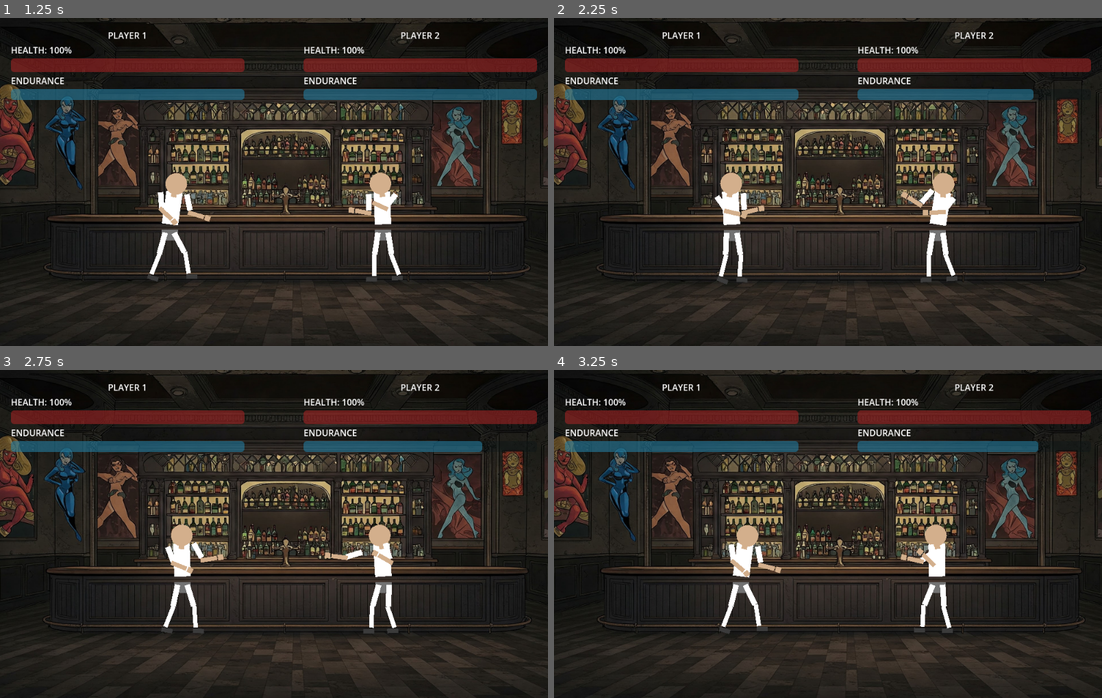
Above: before the commit, frames 1-4 (two rows, left to right).
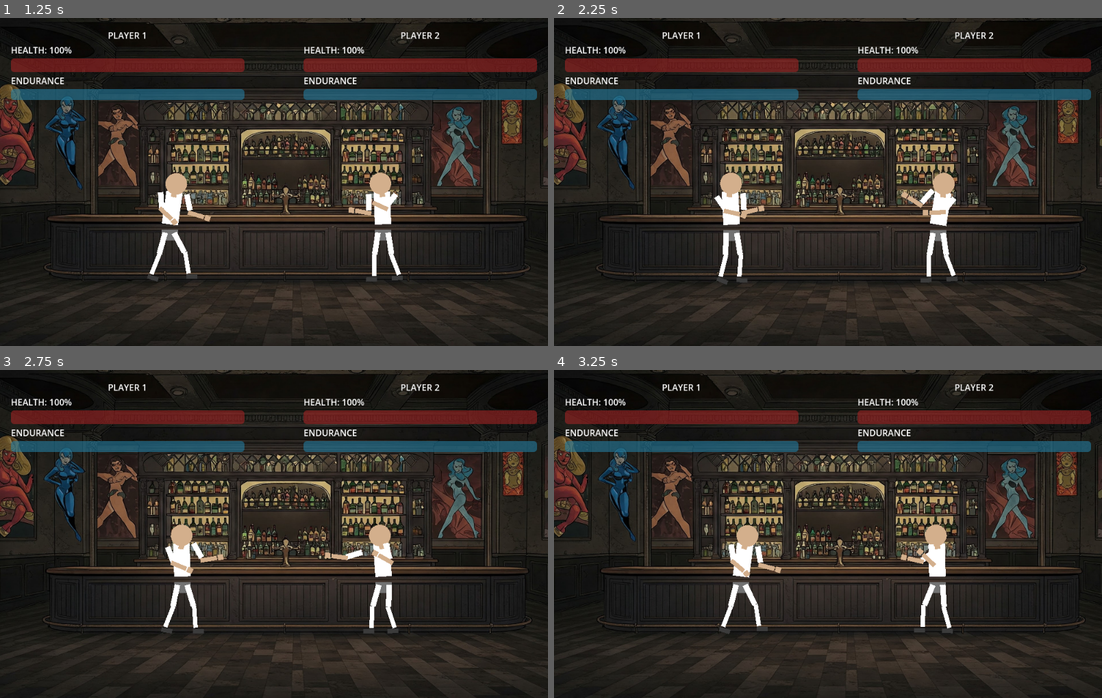
Above: after the commit, the same moments.

Repository: giripriyadarshan/ubc-game
Game: Godot game, scene res://bar.tscn
Two runs of this game, one before a commit and one after it. Both use one fixed random seed, a clock stepped at 60 frames per second and the inputs below.
Inputs:
- Up to frame 1 (1.25 s): hold D (p1_right) from 0.53 s (still down); tap W (p1_attack) at 0.6 s
- Up to frame 2 (2.25 s): release D (p1_right) at 1.28 s; hold A (p1_left) 1.28-2.03 s; tap S (p1_block) at 1.35 s; hold D (p1_right) from 2.03 s (still down); tap Up (p2_attack) at 2.1 s
- Up to frame 3 (2.75 s): keep holding D (p1_right)
- Up to frame 4 (3.25 s): keep holding D (p1_right); tap Down (p2_block) at 2.85 s

Frame 1 is identical in both runs. In frame 2, 2.4% of the frame differs, in the area x 0-100%, y 0-81%; in frame 3, 1.0%; in frame 4, 0.5%.

Commit message:
block and endurance bugs fixed

Diff:
--- a/stickman.tscn
+++ b/stickman.tscn
@@ -4337,7 +4337,7 @@
 rest = Transform2D(1, 0, 0, 1, 0, -15)
 
 [node name="HeadSprite" type="Node2D" parent="CharacterBody2D/Skeleton2D/Hip/Torso/Neck/Head"]
-scale = Vector2(1.00031, 1.00031)
+scale = Vector2(1.00032, 1.00032)
 
 [node name="Circle" type="Polygon2D" parent="CharacterBody2D/Skeleton2D/Hip/Torso/Neck/Head/HeadSprite"]
 color = Color(0.827451, 0.686275, 0.54902, 1)
@@ -4361,7 +4361,6 @@
 rest = Transform2D(0.828198, 0.560436, -0.560436, 0.828198, -9.99973, 0.000244141)
 
 [node name="UpperArmSpriteL" type="Polygon2D" parent="CharacterBody2D/Skeleton2D/Hip/Torso/ShoulderL/UpperArmL"]
-rotation = -1.02386e-05
 scale = Vector2(1.00131, 1.00131)
 color = Color(0.356863, 0.356863, 0.356863, 1)
 offset = Vector2(0.478455, 2.61433)
@@ -4393,7 +4392,7 @@
 rest = Transform2D(1, 0, 0, 1, 0, 30)
 
 [node name="HandSpriteL" type="Polygon2D" parent="CharacterBody2D/Skeleton2D/Hip/Torso/ShoulderL/UpperArmL/ForearmL/HandL"]
-rotation = 2.46048e-05
+rotation = 2.44553e-05
 scale = Vector2(0.996851, 0.996851)
 color = Color(0.827451, 0.686275, 0.54902, 1)
 polygon = PackedVector2Array(-5, -3, 5, -3, 5, 7, -5, 7)
@@ -4416,7 +4415,7 @@
 rest = Transform2D(1, 1.74846e-07, -1.74846e-07, 1, 10.0005, -0.00012207)
 
 [node name="UpperArmSpriteR" type="Polygon2D" parent="CharacterBody2D/Skeleton2D/Hip/Torso/ShoulderR/UpperArmR"]
-rotation = 3.37014e-05
+rotation = 3.3612e-05
 scale = Vector2(1.00015, 1.00015)
 color = Color(0.356863, 0.356863, 0.356863, 1)
 offset = Vector2(-0.289734, -0.270401)
--- a/stickman_character.gd
+++ b/stickman_character.gd
@@ -210,16 +210,7 @@
 	can_punch = false
 	punch_timer = PUNCH_COOLDOWN
 
-	# Store endurance before punch
-	var endurance_before = current_endurance
-
-	# Deduct endurance but don't go below 0
-	if current_endurance >= PUNCH_ENDURANCE_COST:
-		current_endurance -= PUNCH_ENDURANCE_COST
-	else:
-		current_endurance = 0
-
-	print("[", control_set, "] Punch! Endurance: ", endurance_before, " -> ", current_endurance)
+	# No longer deduct endurance here - we'll deduct it only when a hit lands
 
 	# Play punch animation
 	play_animation("punch1")
@@ -237,12 +228,10 @@
 	is_knocked_back = true
 	knockback_direction = direction
 	knockback_start_position = global_position
-	# Determine knockback direction based on control set and direction
-	var actual_direction = knockback_direction
-	if control_set != "player1":
-		actual_direction = -knockback_direction
-
-	knockback_target_position = knockback_start_position + Vector2(actual_direction * KNOCKBACK_DISTANCE, 0)
+
+	# FIXED: Always apply knockback in the correct visual direction without negation
+	# The direction passed should already account for relative positions
+	knockback_target_position = knockback_start_position + Vector2(direction * KNOCKBACK_DISTANCE, 0)
 	knockback_progress = 0.0
 
 	# Play stagger animation
@@ -271,11 +260,14 @@
 
 func take_damage(damage_amount, attacker_position):
 	# Determine knockback direction based on attacker position
-	var knockback_dir = 1
+	# FIXED: Make sure knockback is always away from the attacker
+	var knockback_dir = 0
 	if attacker_position.x < global_position.x:
 		knockback_dir = 1  # Knock to the right
 	else:
 		knockback_dir = -1  # Knock to the left
+
+	print("[", control_set, "] Knocked back with direction: ", knockback_dir)
 
 	# If blocking, prevent damage but consume endurance
 	if is_blocking:
@@ -358,6 +350,17 @@
 	if body is CharacterBody2D and body != self:
 		# Make sure we're in a punch animation and our knuckle box is enabled
 		if is_punching and !$hit_area/knuckle_box.disabled:
+			# NOW we deduct endurance for a successful hit
+			var endurance_before = current_endurance
+
+			# Deduct endurance but don't go below 0
+			if current_endurance >= PUNCH_ENDURANCE_COST:
+				current_endurance -= PUNCH_ENDURANCE_COST
+			else:
+				current_endurance = 0
+
+			print("[", control_set, "] Punch hit! Endurance cost: ", endurance_before, " -> ", current_endurance)
+
 			# Calculate damage based on current endurance
 			var damage_percent = float(current_endurance) / MAX_ENDURANCE
 
@@ -373,13 +376,13 @@
 
 			# If opponent is blocking, attacker also loses some endurance from hitting the block
 			if body.is_blocking:
-				var attacker_endurance_before = current_endurance
+				endurance_before = current_endurance
 				if current_endurance >= BLOCK_ATTACKER_ENDURANCE_COST:
 					current_endurance -= BLOCK_ATTACKER_ENDURANCE_COST
 				else:
 					current_endurance = 0
 
-				print("[", control_set, "] Hit a block! Endurance penalty: ", attacker_endurance_before, " -> ", current_endurance)
+				print("[", control_set, "] Hit a block! Extra endurance penalty: ", endurance_before, " -> ", current_endurance)
 
 			# Disable knuckle box to prevent multiple hits
 			$hit_area/knuckle_box.disabled = true
